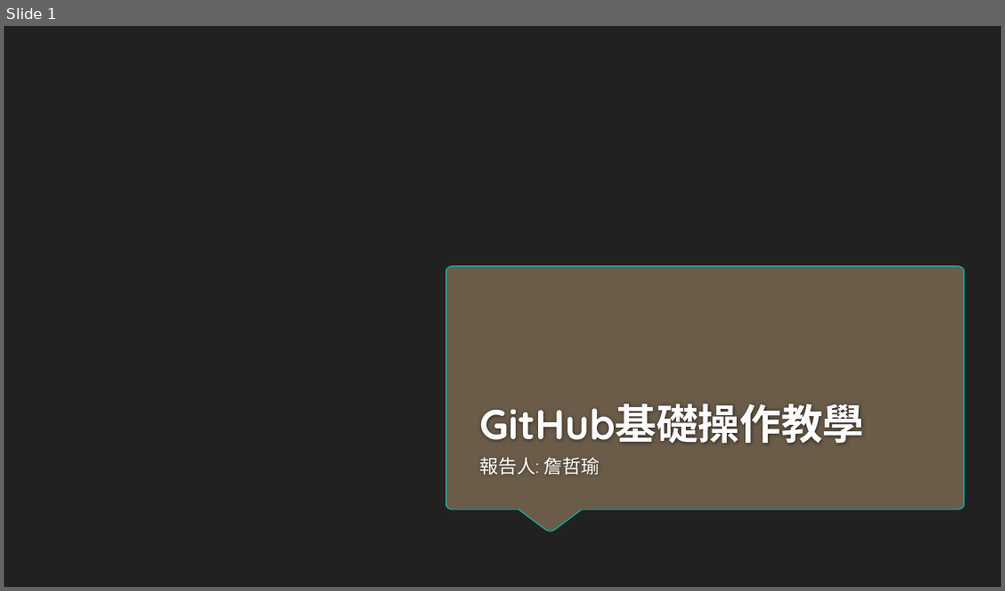
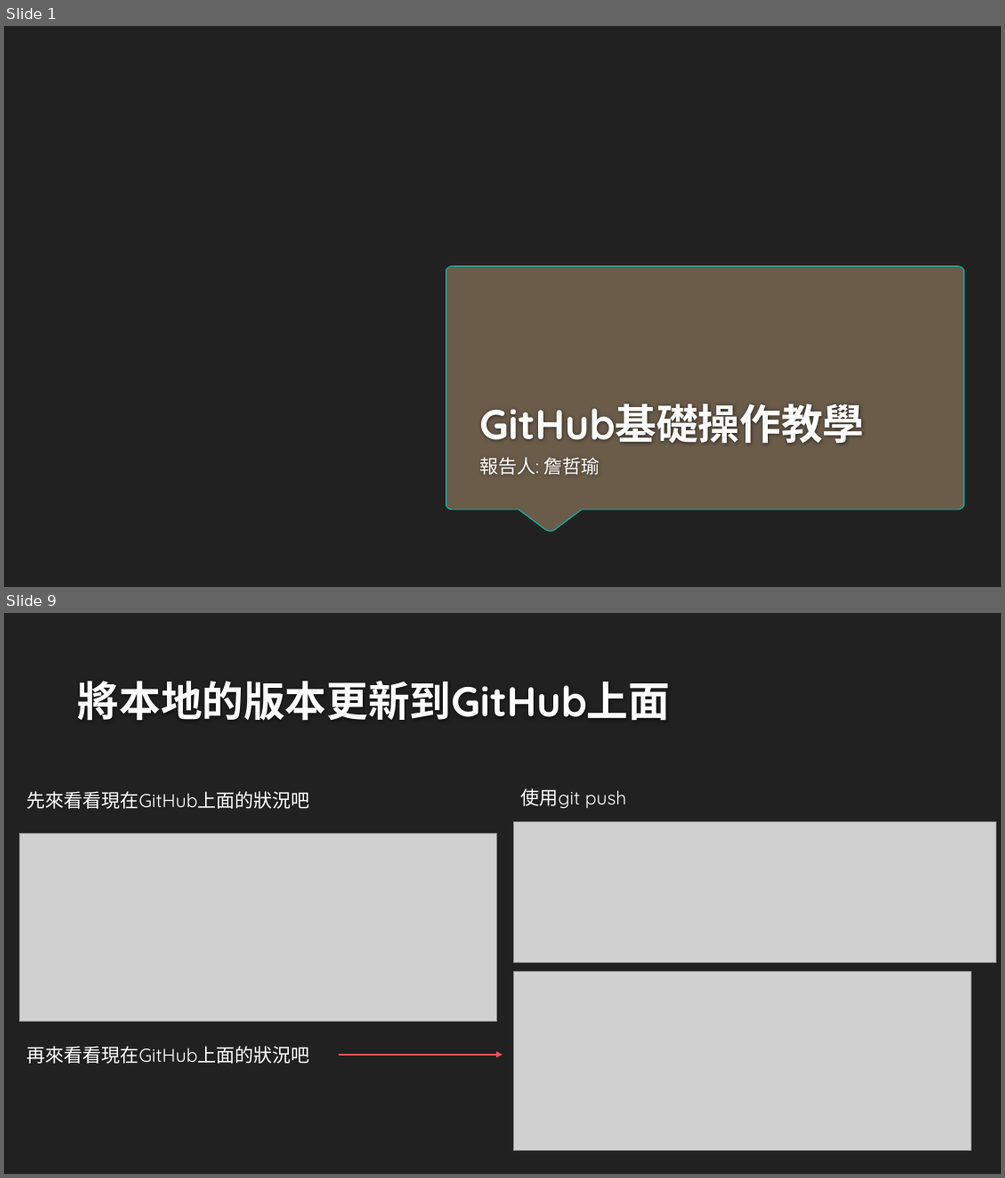
Before and after one commit to sklonely/github, a slide deck: GitHub基礎操作教學.pptx. Shown one above the other, each under a label of ours: slide 1 before the commit, slides 1 and 9 after it; the slides between them are not shown. The pictures are 1005x591 and 1005x1178 pixels, drawn with LibreOffice and Linux fonts; fonts in the diff are those of the drawing; grey boxes stand for pictures; background and template pictures are left out. Boxes give left, top, right and bottom in pixels: in the first picture for what was removed or moved away, otherwise in the second. Text is boxed around its words. In the diff, an @@ line names an element or a change of style, - is before the commit and + after.

Commit message:
教學更新

```diff
--- a/GitHub基礎操作教學.pptx
+++ b/GitHub基礎操作教學.pptx
@@ slide 9 added at (4,613,1001,1174), background #212121 @@
@@ title added at (78,681,670,721), 40 pt, text #FEFEFE, bold @@
+將本地的版本更新到GitHub上面
@@ text added at (27,791,310,809), 18 pt, text #FFFFFF @@
+先來看看現在GitHub上面的狀況吧
@@ text added at (521,788,626,808), 18 pt, text #FFFFFF @@
+使用git push
@@ picture added at (513,822,996,963) @@
@@ picture added at (20,834,497,1021) @@
@@ picture added at (513,972,971,1151) @@
@@ text added at (27,1046,310,1063), 18 pt, text #FFFFFF @@
+再來看看現在GitHub上面的狀況吧
@@ arrow added from (339, 1054) to (502, 1054), #ED515C 2 pt @@
```
Also in this commit, not shown: 9 other slides added, 2 slides removed.
